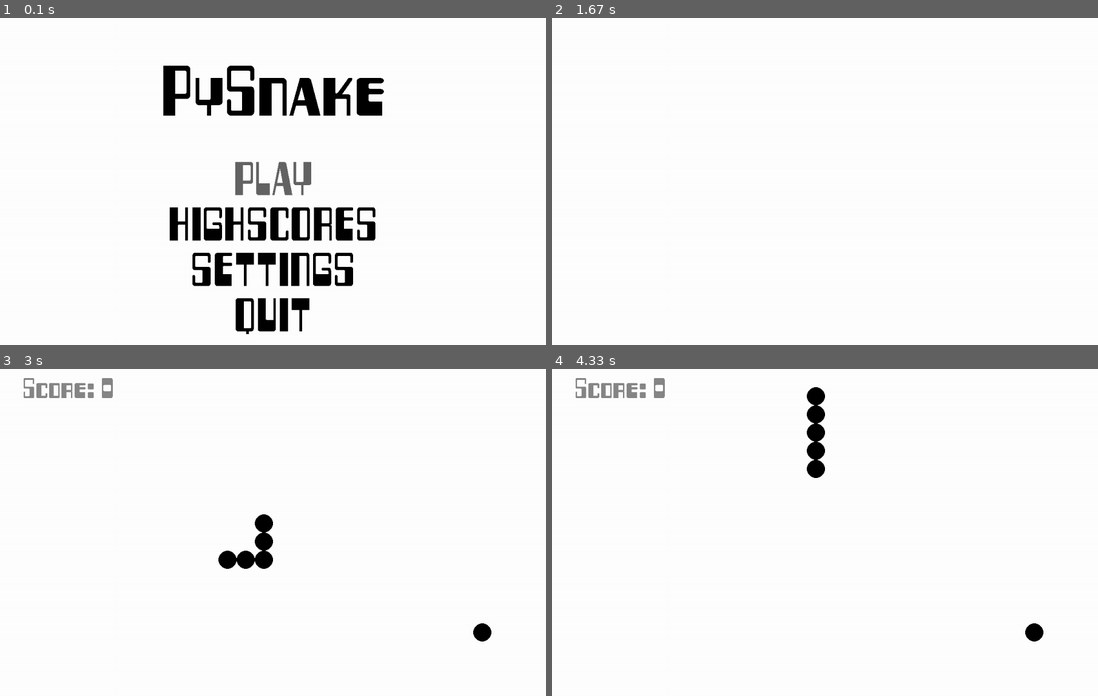
Above: before the commit, frames 1-4 (two rows, left to right).
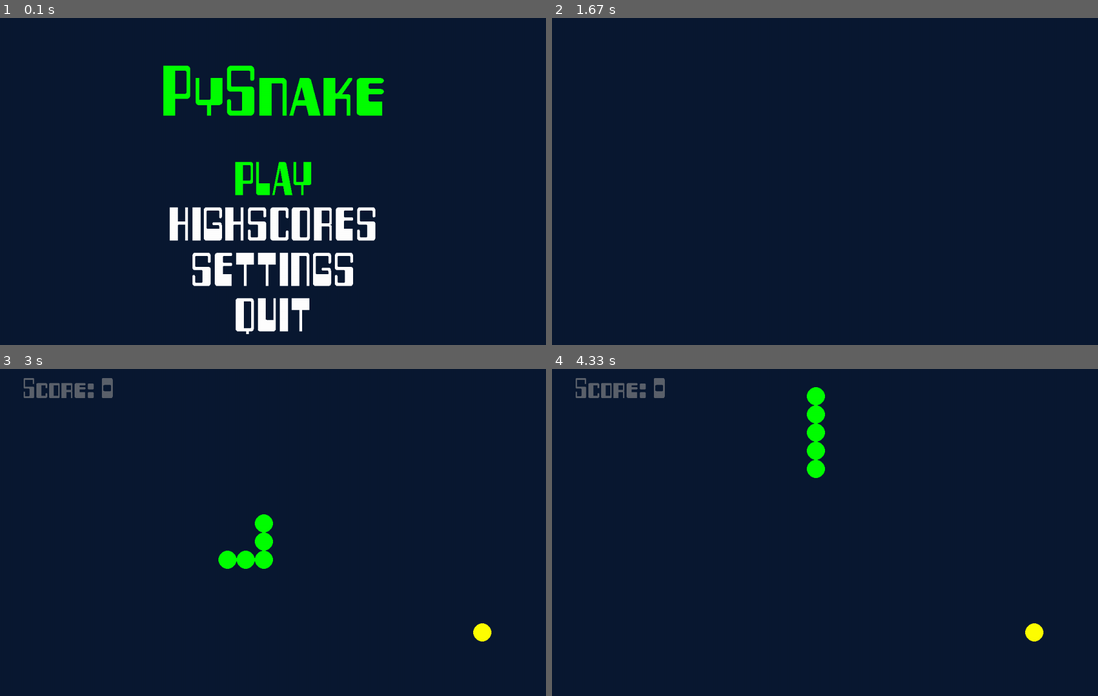
Above: after the commit, the same moments.

Repository: joaquinfontela/PyGame
Game: pygame game, started from Snake/src/main.py
The game is run twice, just before and just after one commit, with the same random seed, the same clock (stepped at 60 frames per second) and the same inputs.
Inputs:
- Up to frame 1 (0.1 s): no input
- Up to frame 2 (1.67 s): tap Enter at 0.33, 1.6 s; type "an" at 0.67 s; type "n" at 1.27 s
- Up to frame 3 (3 s): hold Up 1.92-2.47 s
- Up to frame 4 (4.33 s): no input

The runs differ from the first frame. In frame 1, 100% of the frame differs, in the area x 0-100%, y 0-100%; in frame 2, 100%; in frame 3, 100%; in frame 4, 100%.

Commit message:
add icon

Diff:
--- a/Snake/src/Config/config.json
+++ b/Snake/src/Config/config.json
@@ -1 +1 @@
-{"font": "Fonts/retro.ttf", "circle_diameter": 40, "current_theme": "white_and_black", "colors": {"classic": {"score": [150, …(2071 unchanged characters)…
+{"font": "Fonts/retro.ttf", "circle_diameter": 40, "current_theme": "classic", "colors": {"classic": {"score": [150, …(2071 unchanged characters)…
--- a/Snake/src/Window.py
+++ b/Snake/src/Window.py
@@ -3,11 +3,10 @@
 
 
 class Window:
-
     def __init__(self, width, height):
-        '''
+        """
         Initializes a Window object with width and height attributes.
-        '''
+        """
         pygame.init()
         self.width = width
         self.height = height
@@ -22,16 +21,18 @@
         return (self.width, self.height)
 
     def display(self):
+        icon = pygame.image.load("images/icon.png")
+        pygame.display.set_icon(icon)
         pygame.mouse.set_visible(False)
         pygame.display.flip()
-        pygame.display.set_caption('PySnake')
+        pygame.display.set_caption("PySnake")
         self.running = True
         self._mainLoop()
 
     def _mainLoop(self):
-        '''
+        """
         Initializes the main loop of the application.
-        '''
+        """
         while self.running:
             for event in pygame.event.get():
                 if event.type == pygame.QUIT:
Binary file added: Snake/src/images/icon.png
